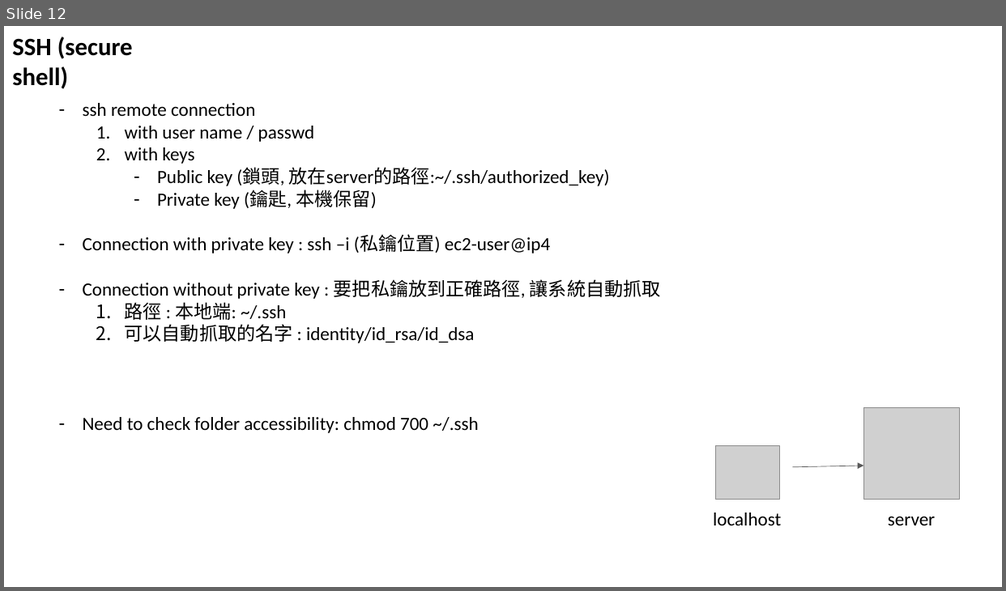
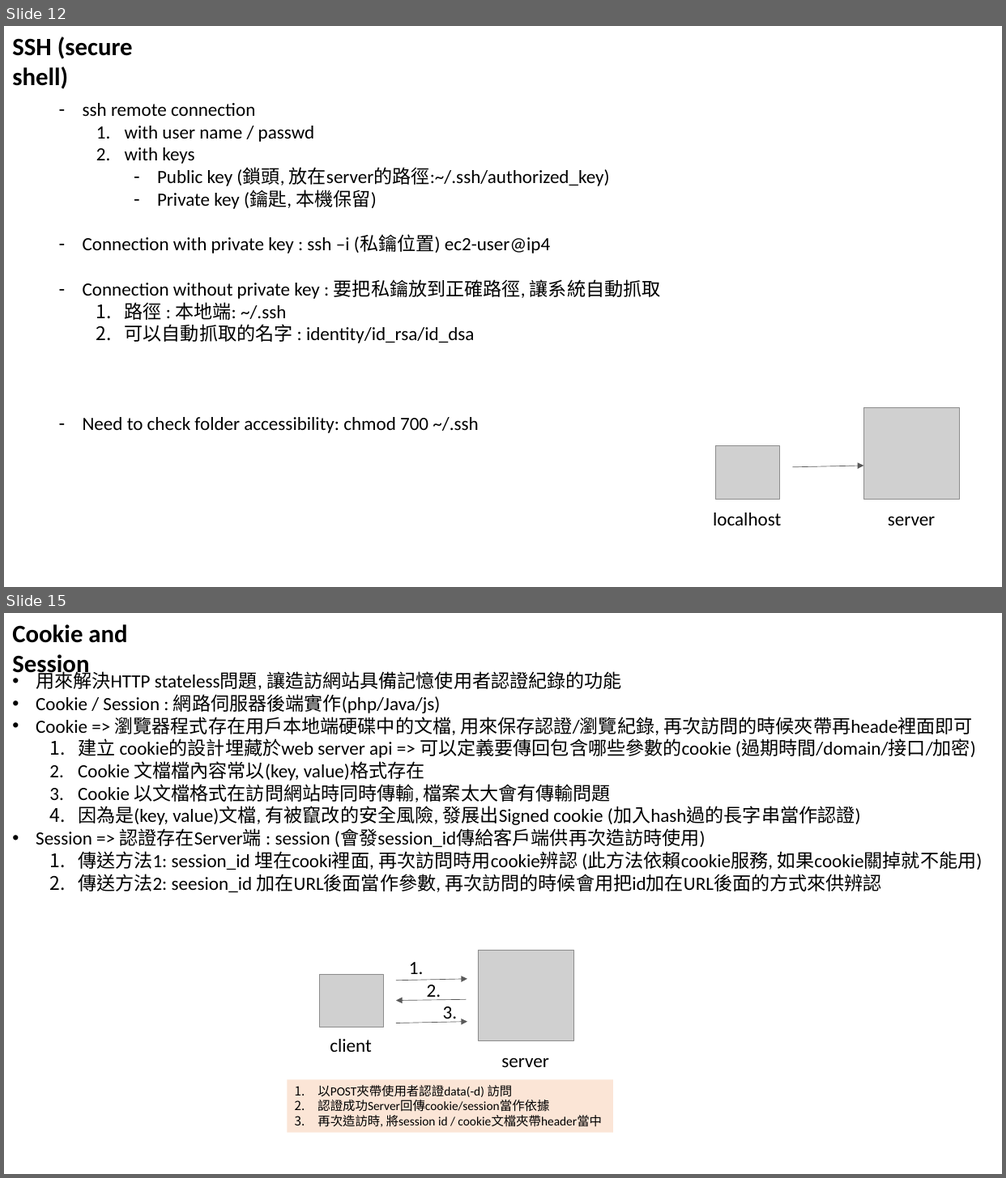
Before and after one commit to chiehchengpan/learningDocument, a slide deck: Network__Introduction.pptx. Shown one above the other, each under a label of ours: slide 12 before the commit, slides 12 and 15 after it; the slides between them are not shown. The pictures are 1006x591 and 1006x1178 pixels, drawn with LibreOffice and Linux fonts; fonts in the diff are those of the drawing; grey boxes stand for pictures. Boxes give left, top, right and bottom in pixels: in the first picture for what was removed or moved away, otherwise in the second. Text is boxed around its words. In the diff, an @@ line names an element or a change of style, - is before the commit and + after.

```diff
--- a/Network__Introduction.pptx
+++ b/Network__Introduction.pptx
@@ slide 15 added at box(4, 613, 1002, 1174), background #FFFFFF @@
@@ text added at box(12, 624, 127, 679), 24 pt, text #000000, bold @@
+Cookie and Session
@@ text added at box(36, 669, 982, 892), 18 pt, text #000000 @@
+• 用來解決HTTP stateless問題, 讓造訪網站具備記憶使用者認證紀錄的功能
+• Cookie / Session : 網路伺服器後端實作(php/Java/js)
+• Cookie => 瀏覽器程式存在用戶本地端硬碟中的文檔, 用來保存認證/瀏覽紀錄, 再次訪問的時候夾帶再heade裡面即可
+  1. 建立 cookie的設計埋藏於web server api => 可以定義要傳回包含哪些參數的cookie (過期時間/domain/接口/加密)
+  2. Cookie 文檔檔內容常以(key, value)格式存在
+  3. Cookie 以文檔格式在訪問網站時同時傳輸, 檔案太大會有傳輸問題
+  4. 因為是(key, value)文檔, 有被竄改的安全風險, 發展出Signed cookie (加入hash過的長字串當作認證)
+• Session => 認證存在Server端 : session (會發session_id傳給客戶端供再次造訪時使用)
+  1. 傳送方法1: session_id 埋在cooki裡面, 再次訪問時用cookie辨認 (此方法依賴cookie服務, 如果cookie關掉就不能用)
+  2. 傳送方法2: seesion_id 加在URL後面當作參數, 再次訪問的時候會用把id加在URL後面的方式來供辨認
@@ group added at box(287, 950, 613, 1133): 5 texts, 3 arrows, 2 pictures, 1 rectangle @@
+client
+server
+1.
+2.
+3.
+1. 以POST夾帶使用者認證data(-d) 訪問
+2. 認證成功Server回傳cookie/session當作依據
+3. 再次造訪時, 將session id / cookie文檔夾帶header當中
```
Also in this commit, not shown: 1 slide changed, 1 other slide added.
